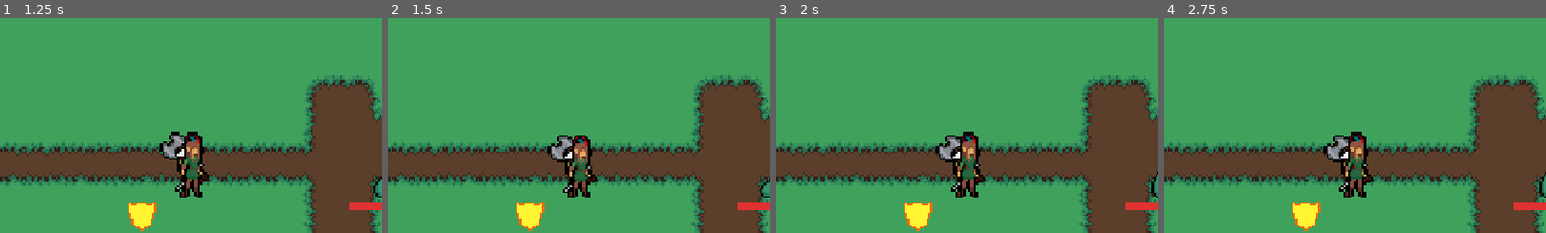
Above: before the commit, frames 1-4 (left to right).
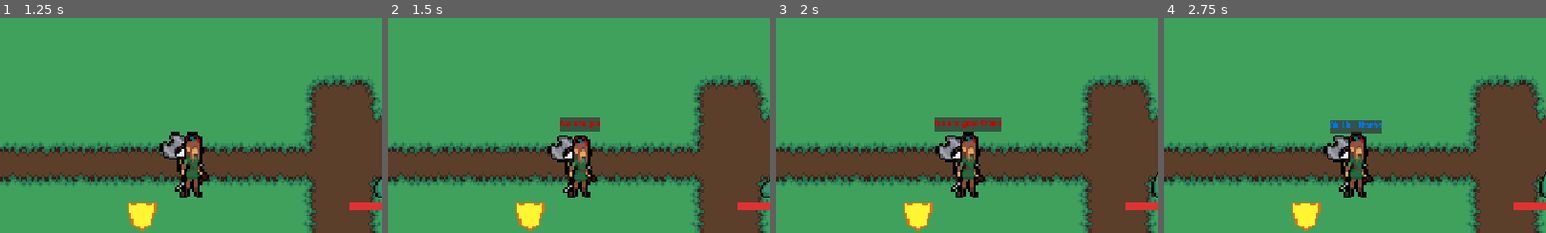
Above: after the commit, the same moments.

Repository: articrus/PROJECT_STARDUST
Game: Godot game, scene res://areas/test_level.tscn
Two runs of this game, one before a commit and one after it. Both use one fixed random seed, a clock stepped at 60 frames per second and the inputs below.
Inputs:
- Up to frame 1 (1.25 s): click "RANDOM QUIP" at 0.5 s
- Up to frame 2 (1.5 s): click "RANDOM EXCHANGE" at 1.25 s
- Up to frame 3 (2 s): no input
- Up to frame 4 (2.75 s): click "ADD MANA" at 2 s
The pictures show only the part of the screen within x 25-75%, y 16-66%; the shares and areas given below are measured in that part.

Frame 1 is identical in both runs. In frame 2, 0.7% of the frame differs, in the area x 45-56%, y 46-53%; in frame 3, 1.2%, in the area x 41-59%, y 46-53%; in frame 4, 0.8%.
Error before the commit: Invalid access to property or key 'red_blu' on a base object of type 'Dictionary'. (res://scripts/managers/dialogue_manager.gd:21)

Commit message:
Dialogue Fix
-Finished parsing dialogue lines from JSON files
-No longer need pre-made resource files
-Initiated with party at runtime
-Now, just need to make an algorithm to decide which lines are chosen when prompting party chatter (currently does passive_dialogue[1])

Diff:
--- a/characters/players/blu_player.tscn
+++ b/characters/players/blu_player.tscn
@@ -1,7 +1,6 @@
-[gd_scene load_steps=9 format=3 uid="uid://cdg4slj77gca3"]
+[gd_scene load_steps=8 format=3 uid="uid://cdg4slj77gca3"]
 
 [ext_resource type="Script" uid="uid://bfhkyey5kr6yu" path="res://scripts/player/player_controller.gd" id="1_y5y4t"]
-[ext_resource type="Resource" uid="uid://cu76856g8h5yh" path="res://dialogue/player_quips/crescent.tres" id="2_auu6t"]
 [ext_resource type="Script" uid="uid://bm801yc5miabv" path="res://scripts/general/character.gd" id="2_kjuie"]
 [ext_resource type="AudioStream" uid="uid://bjeyij230y6t1" path="res://audio/voices/player/crescent.wav" id="3_a7ju7"]
 [ext_resource type="PackedScene" uid="uid://cnlc23gohfmty" path="res://animations/players/player_animation_node.tscn" id="3_y5y4t"]
@@ -29,7 +28,6 @@
 
 [node name="CharacterEssentials" parent="." instance=ExtResource("9_3p33f")]
 voice = ExtResource("3_a7ju7")
-quips = ExtResource("2_auu6t")
 text_color = Color(0, 0.4509804, 1, 1)
 
 [node name="DialogueMarker" parent="CharacterEssentials" index="0"]
--- a/characters/players/grn_player.tscn
+++ b/characters/players/grn_player.tscn
@@ -6,7 +6,6 @@
 [ext_resource type="PackedScene" uid="uid://cnlc23gohfmty" path="res://animations/players/player_animation_node.tscn" id="3_uywb8"]
 [ext_resource type="PackedScene" uid="uid://bb5l5lx7e14gk" path="res://ui/actor_components/actor_ui.tscn" id="5_p3ey0"]
 [ext_resource type="AudioStream" uid="uid://b11hshdxlj54a" path="res://audio/voices/player/valeria.wav" id="7_5locy"]
-[ext_resource type="Resource" uid="uid://bc88swfiy80jr" path="res://dialogue/player_quips/valeria.tres" id="9_5locy"]
 [ext_resource type="PackedScene" uid="uid://bjvmx7hn82haj" path="res://characters/character_essentials.tscn" id="9_sj85k"]
 
 [node name="GRN_PLAYER" type="Node2D" groups=["Players"]]
@@ -28,7 +27,6 @@
 
 [node name="CharacterEssentials" parent="." instance=ExtResource("9_sj85k")]
 voice = ExtResource("7_5locy")
-quips = ExtResource("9_5locy")
 text_color = Color(0, 0.7058824, 0, 1)
 
 [node name="DialogueMarker" parent="CharacterEssentials" index="0"]
--- a/characters/players/red_player.tscn
+++ b/characters/players/red_player.tscn
@@ -1,9 +1,8 @@
-[gd_scene load_steps=9 format=3 uid="uid://drqil0uv41l22"]
+[gd_scene load_steps=8 format=3 uid="uid://drqil0uv41l22"]
 
 [ext_resource type="Script" uid="uid://bfhkyey5kr6yu" path="res://scripts/player/player_controller.gd" id="1_eyuqq"]
 [ext_resource type="Texture2D" uid="uid://cwb16p0qhit24" path="res://sprites/players/adrikel.png" id="1_sylb7"]
 [ext_resource type="Script" uid="uid://bm801yc5miabv" path="res://scripts/general/character.gd" id="2_e3tjg"]
-[ext_resource type="Resource" uid="uid://duawik2hq45oa" path="res://dialogue/player_quips/adrikel.tres" id="2_ejs2h"]
 [ext_resource type="PackedScene" uid="uid://cnlc23gohfmty" path="res://animations/players/player_animation_node.tscn" id="3_e3tjg"]
 [ext_resource type="AudioStream" uid="uid://cw0aniygcr3o1" path="res://audio/voices/player/adrikel.wav" id="7_ty7vw"]
 [ext_resource type="PackedScene" uid="uid://bb5l5lx7e14gk" path="res://ui/actor_components/actor_ui.tscn" id="9_6i0sv"]
@@ -27,7 +26,6 @@
 
 [node name="CharacterEssentials" parent="." instance=ExtResource("9_pddfh")]
 voice = ExtResource("7_ty7vw")
-quips = ExtResource("2_ejs2h")
 text_color = Color(0.78431374, 0, 0, 1)
 
 [node name="DialogueMarker" parent="CharacterEssentials" index="0"]
--- a/dialogue/player_quips/adrikel.tres
+++ /dev/null
@@ -1,10 +0,0 @@
-[gd_resource type="Resource" script_class="Character_Quips" load_steps=2 format=3 uid="uid://duawik2hq45oa"]
-
-[ext_resource type="Script" uid="uid://b7uwnj8w45sb4" path="res://scripts/dialogue/character_quips.gd" id="1_s7q71"]
-
-[resource]
-script = ExtResource("1_s7q71")
-battle_start = ["", null, null]
-skip_quotes = Array[String](["I must wait", "Not yet", "Hold...", "Patience", "I must get ready", "Next turn"])
-crit_quotes = Array[String](["*snort*", "Raaaah!", "I feel alive!", "Cower babies!", "Ha-ha-ha!"])
-metadata/_custom_type_script = "uid://b7uwnj8w45sb4"
--- a/dialogue/player_quips/crescent.tres
+++ /dev/null
@@ -1,10 +0,0 @@
-[gd_resource type="Resource" script_class="Character_Quips" load_steps=2 format=3 uid="uid://cu76856g8h5yh"]
-
-[ext_resource type="Script" uid="uid://b7uwnj8w45sb4" path="res://scripts/dialogue/character_quips.gd" id="1_fwtld"]
-
-[resource]
-script = ExtResource("1_fwtld")
-text_color = Color(0, 0.4509804, 1, 1)
-skip_quotes = Array[String](["Pass", "Attend un moment", "Aspettare", "I'll sit this turn out", "Eh...", "I'll just..."])
-crit_quotes = Array[String](["I never miss", "Troppo facile ", "Had enough?", "I've got more than that", "Parfait"])
-metadata/_custom_type_script = "uid://b7uwnj8w45sb4"
--- a/dialogue/player_quips/valeria.tres
+++ /dev/null
@@ -1,10 +0,0 @@
-[gd_resource type="Resource" script_class="Character_Quips" load_steps=2 format=3 uid="uid://bc88swfiy80jr"]
-
-[ext_resource type="Script" uid="uid://b7uwnj8w45sb4" path="res://scripts/dialogue/character_quips.gd" id="1_er4dl"]
-
-[resource]
-script = ExtResource("1_er4dl")
-text_color = Color(0, 0.7058824, 0, 1)
-skip_quotes = Array[String](["I'll pass", "Give me a moment", "I need a second", "Just skip me", "Don't wait up for me", "Aspettare"])
-crit_quotes = Array[String](["Bullseye", "I never miss", "Facile", "Fare centro", "Perfetto"])
-metadata/_custom_type_script = "uid://b7uwnj8w45sb4"
--- a/dialogue/players/two_char/grn_blu.json
+++ b/dialogue/players/two_char/grn_blu.json
@@ -1,7 +1,7 @@
 {
 	"PASSIVE":
 	[
-		[["GRN", "TEXT"],["BLU", "Text"]],
-		[["GRN", "I hate you"],["BLU", "Pffffft."]]
+		[["grn", "TEXT"],["blu", "Text"]],
+		[["grn", "I hate you"],["blu", "Pffffft."]]
 	]
 }
--- a/dialogue/players/two_char/red_blu.json
+++ b/dialogue/players/two_char/red_blu.json
@@ -1,7 +1,7 @@
 {
 	"PASSIVE":
 	[
-		[["RED", "TEXT"],["BLU", "Text"]],
-		[["RED", "You are good friend"],["BLU", "Oh. Uh... thanks"]]
+		[["red", "TEXT"],["blu", "Text"]],
+		[["red", "You are good friend"],["blu", "Oh. Uh... thanks"]]
 	]
 }
--- a/dialogue/players/two_char/red_grn.json
+++ b/dialogue/players/two_char/red_grn.json
@@ -1,7 +1,7 @@
 {
 	"PASSIVE":
 	[
-		[["RED", "TEXT"],["GRN", "Text"]],
-		[["RED", "How long have you used bow?"],["GRN", "My dad taught me when I was young"]]
+		[["red", "TEXT"],["grn", "Text"]],
+		[["red", "How long have you used bow?"],["grn", "My dad taught me when I was young"]]
 	]
 }
--- a/scripts/classes/enums.gd
+++ b/scripts/classes/enums.gd
@@ -17,6 +17,15 @@
 	PLAYERS.GRN : "grn",
 	PLAYERS.BLU : "blu",
 	PLAYERS.PUR : "pur",
+}
+
+const STRING_TO_PLAYER = {
+	"red": enums.PLAYERS.RED,
+	"org": enums.PLAYERS.ORG,
+	"ylw": enums.PLAYERS.YLW,
+	"grn": enums.PLAYERS.GRN,
+	"blu": enums.PLAYERS.BLU,
+	"pur": enums.PLAYERS.PUR,
 }
 
 enum PLAYER_CONTROL_STATUS
--- a/scripts/dialogue/dialogue_parser.gd
+++ b/scripts/dialogue/dialogue_parser.gd
@@ -1,7 +1,7 @@
 extends Node
 class_name Dialogue_Parser
 # Written By: Gianni Coladonato
-# Date Created / Modified: 27-02-2026 / 27-02-2026
+# Date Created / Modified: 27-02-2026 / 06-03-2026
 
 static func _get_player_quip_lines(player: enums.PLAYERS) -> Character_Quips:
 	var quips: Character_Quips = Character_Quips.new()
@@ -26,11 +26,20 @@
 	var dialogue: Character_Dialogue_Tree = Character_Dialogue_Tree.new()
 	var tree = _load_json_file(path)
 	if tree != null:
-		var passive_collection: Array[Dialogue_Collection]
-		var lines = tree["PASSIVE"] # The passive dialogue collection
-		for line in lines.get_children():
-			print(line)
+		dialogue.passive_dialogue = _json_array_to_lines(tree["PASSIVE"]) # Passive Dialogue Lines
 	return dialogue
+
+static func _json_array_to_lines(lines) -> Array[Dialogue_Collection]:
+	var lines_collection: Array[Dialogue_Collection]
+	for line in lines:
+			var collection: Dialogue_Collection = Dialogue_Collection.new()
+			for text in line:
+				var chatter: Dialogue_Line = Dialogue_Line.new()
+				chatter.player_type = enums.STRING_TO_PLAYER[text[0]]
+				chatter.text = text[1]
+				collection.dialogue_lines.append(chatter)
+			lines_collection.append(collection)
+	return lines_collection
 
 # Loads the JSON file
 static func _load_json_file(path: String):
--- a/scripts/managers/dialogue_manager.gd
+++ b/scripts/managers/dialogue_manager.gd
@@ -1,12 +1,9 @@
 extends Node
 # Written By: Gianni Coladonato
-# Date Created / Modified: 20-11-2025 / 23-02-2026
+# Date Created / Modified: 20-11-2025 / 06-03-2026
 @onready var dialogue_label: PackedScene = preload("res://ui/text/floating_text.tscn")
-@onready var two_char_key = {
-	"RED_GRN": preload("res://scripts/dialogue/two_character_lines/RED_GRN.tres"),
-	"RED_BLU": preload("res://scripts/dialogue/two_character_lines/RED_BLU.tres"),
-	"GRN_BLU": preload("res://scripts/dialogue/two_character_lines/GRN_BLU.tres")
-}
+# Two Character Dialogue (Stored Here)
+@export var two_chara_dialogue: Dictionary[String, Character_Dialogue_Tree] = {}
 
 # Display dialogue line
 func _display_dialogue(text: String, actor: Node2D) -> void:
@@ -18,8 +15,8 @@
 
 # For two character dialogue, waits for a signal before displaying the next line
 func _two_chara_dialogue(actorA: Node2D, actorB: Node2D, key: String) -> void:
-	var dialogue_lines = two_char_key[key]
-	var dialogue = dialogue_lines.passive_dialogue[0] #For now just use zero
+	var dialogue_lines = two_chara_dialogue[key]
+	var dialogue = dialogue_lines.passive_dialogue[1] #For now just use zero
 	for line in dialogue.dialogue_lines:
 		if line.player_type == actorA.player_type:
 			_display_dialogue(line.text, actorA)
@@ -28,17 +25,17 @@
 		await Signalbus.text_finished
 
 # For whole party/three character dialogue
-func _threee_chara_dialogue(actorA: Node2D, actorB: Node2D, actorC: Node2D, key: String) -> void:
-	var dialogue_lines = two_char_key[key]
-	var dialogue = dialogue_lines.passive_dialogue[0] #For now just use zero
-	for line in dialogue.dialogue_lines:
-		if line.player_type == actorA.player_type:
-			_display_dialogue(line.text, actorA)
-		elif line.player_type == actorB.player_type:
-			_display_dialogue(line.text, actorB)
-		else:
-			_display_dialogue(line.text, actorC)
-		await Signalbus.text_finished
+#func _threee_chara_dialogue(actorA: Node2D, actorB: Node2D, actorC: Node2D, key: String) -> void:
+	#var dialogue_lines = two_char_key[key]
+	#var dialogue = dialogue_lines.passive_dialogue[0] #For now just use zero
+	#for line in dialogue.dialogue_lines:
+		#if line.player_type == actorA.player_type:
+			#_display_dialogue(line.text, actorA)
+		#elif line.player_type == actorB.player_type:
+			#_display_dialogue(line.text, actorB)
+		#else:
+			#_display_dialogue(line.text, actorC)
+		#await Signalbus.text_finished
 
 func _skip_quip(actor: Node2D) -> void:
 	var text = actor.essentials.quips._get_skip_quote()
--- a/scripts/managers/party_manager.gd
+++ b/scripts/managers/party_manager.gd
@@ -23,13 +23,16 @@
 	core._add_followers(party)
 
 func _init_dialogue(current_party):
-	# Init Two-Character resources (testing to see sorting)
-	var party_source = current_party.duplicate()
+	var party_source = current_party.duplicate() # Init Two-Character resources (testing to see sorting)
 	party_source.shuffle()
 	var key_one = _generate_dialogue_key([party_source[0], party_source[1]])
 	var key_two = _generate_dialogue_key([party_source[0], party_source[2]])
 	var key_three = _generate_dialogue_key([party_source[1], party_source[2]])
-	print(str(key_one) + " " + str(key_two) + " " + str(key_three))
+	# Assign Dialogue Trees to manager
+	DialogueManager.two_chara_dialogue[key_one] = Dialogue_Parser._get_two_character_dialogue(key_one)
+	DialogueManager.two_chara_dialogue[key_two] = Dialogue_Parser._get_two_character_dialogue(key_two)
+	DialogueManager.two_chara_dialogue[key_three] = Dialogue_Parser._get_two_character_dialogue(key_three)
+	#print(str(key_one) + " " + str(key_two) + " " + str(key_three))
 
 # Tweak a little but yeah
 func _apply_new_player_data():
Not shown: 1 places in characters/players/grn_player.tscn that only renumber resources
